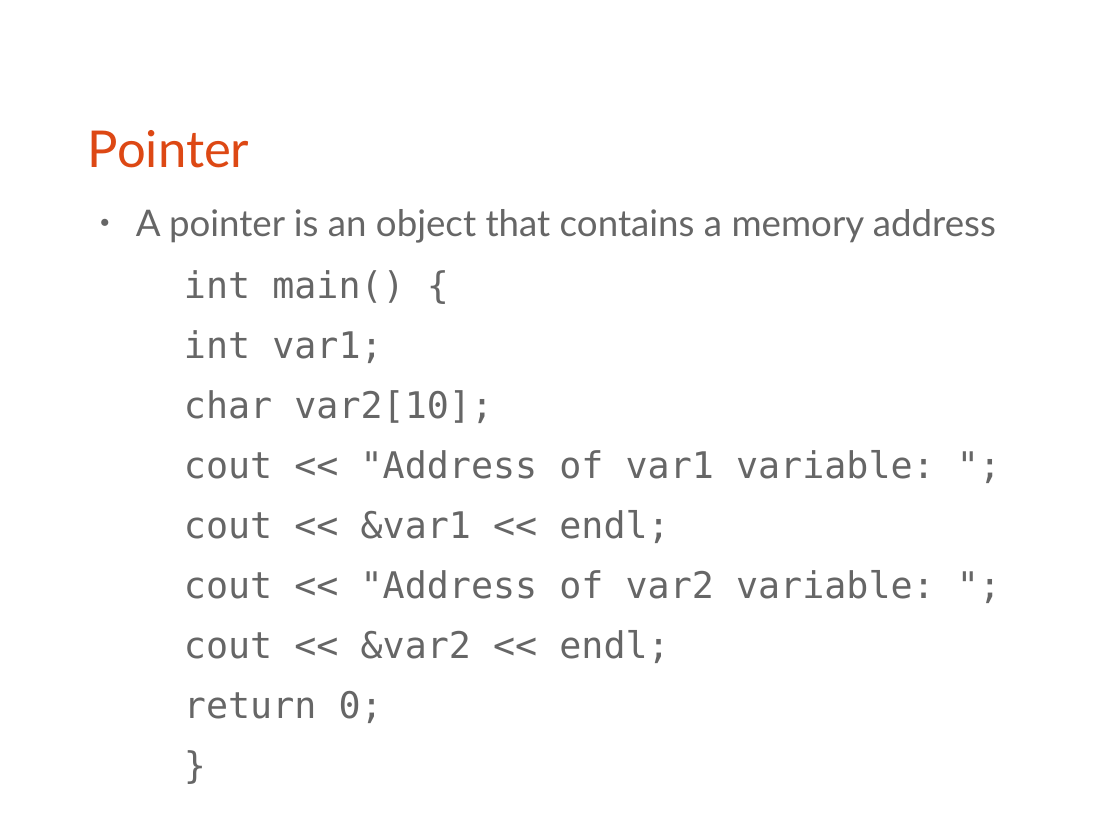
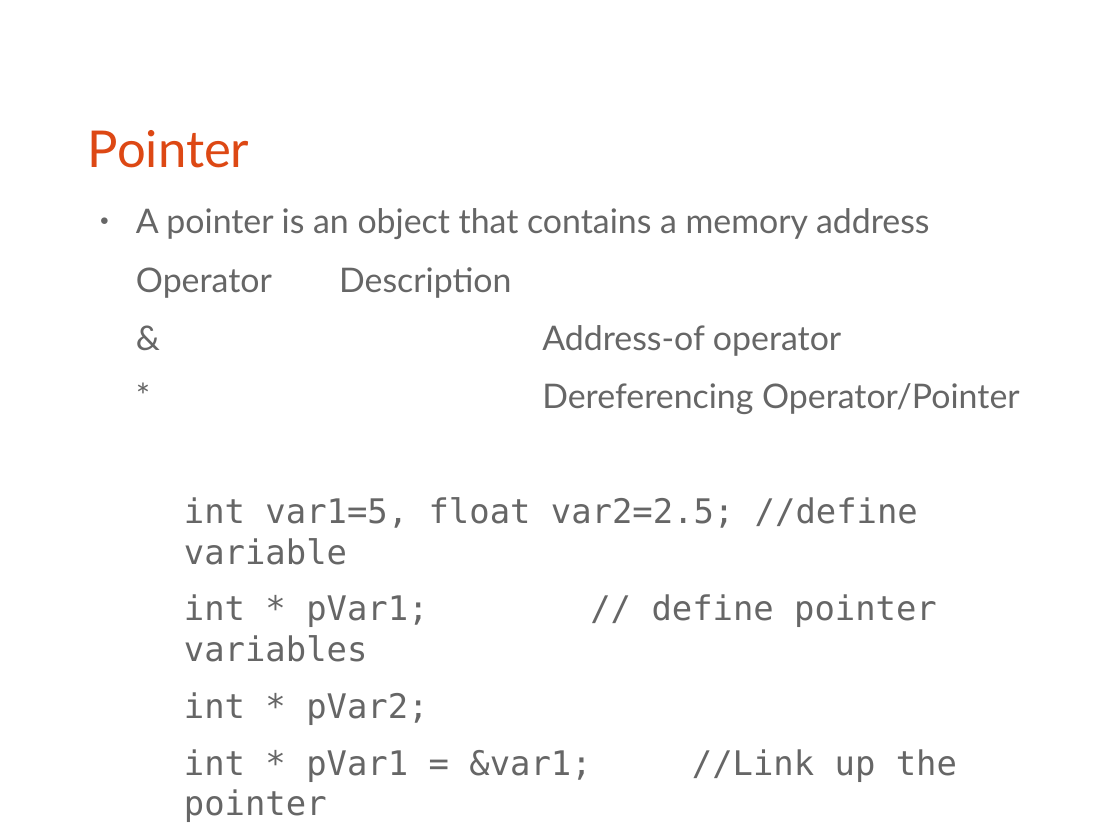
Before and after one commit to bagustris/prokom-tf, a slide deck: slide 13 of prokom4.odp. Drawn at 1120x840 pixels with LibreOffice and Linux fonts; fonts in the diff are those of the drawing. Boxes give left, top, right and bottom in pixels: in the first picture for what was removed or moved away, otherwise in the second. Text is boxed around its words. In the diff, an @@ line names an element or a change of style, - is before the commit and + after.

```diff
--- a/prokom4.odp
+++ b/prokom4.odp
@@ text at [136, 208, 930, 239]: size 26 to 24.1 pt in "A pointer is an object that contains ..." @@
@@ text at [136, 267, 1020, 782]: text changed; size 26 to 24.1 pt @@
-  int main() {
-  int var1;
-  char var2[10];
-  cout << "Address of var1 variable: ";
-  cout << &var1 << endl;
-  cout << "Address of var2 variable: ";
-  cout << &var2 << endl;
-  return 0;
-  }
+Operator Description
+& Address-of operator
+* Dereferencing Operator/Pointer
+  int var1=5, float var2=2.5; //define variable
+  int * pVar1; // define pointer variables
+  int * pVar2;
+  int * pVar1 = &var1; //Link up the pointer
```
Also in this commit, not shown: 1 slide added, 2 slides removed, 1 other file.
